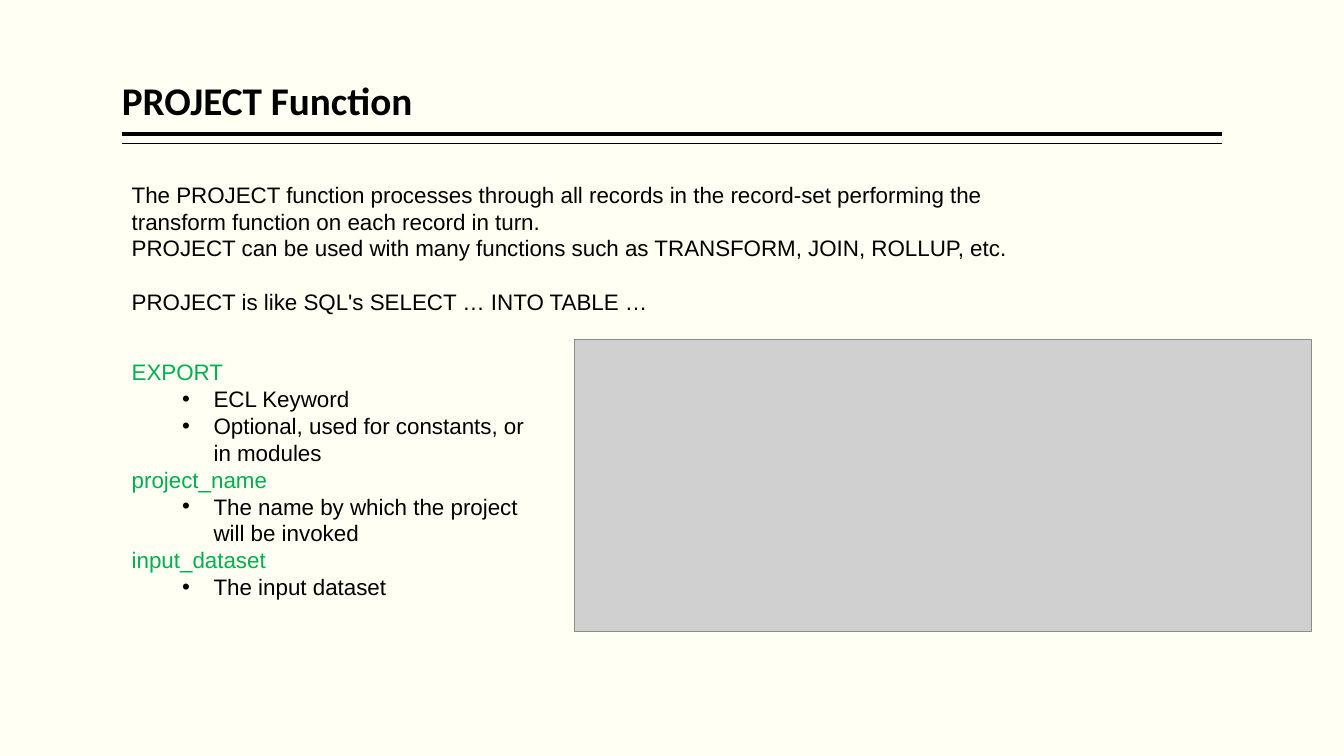
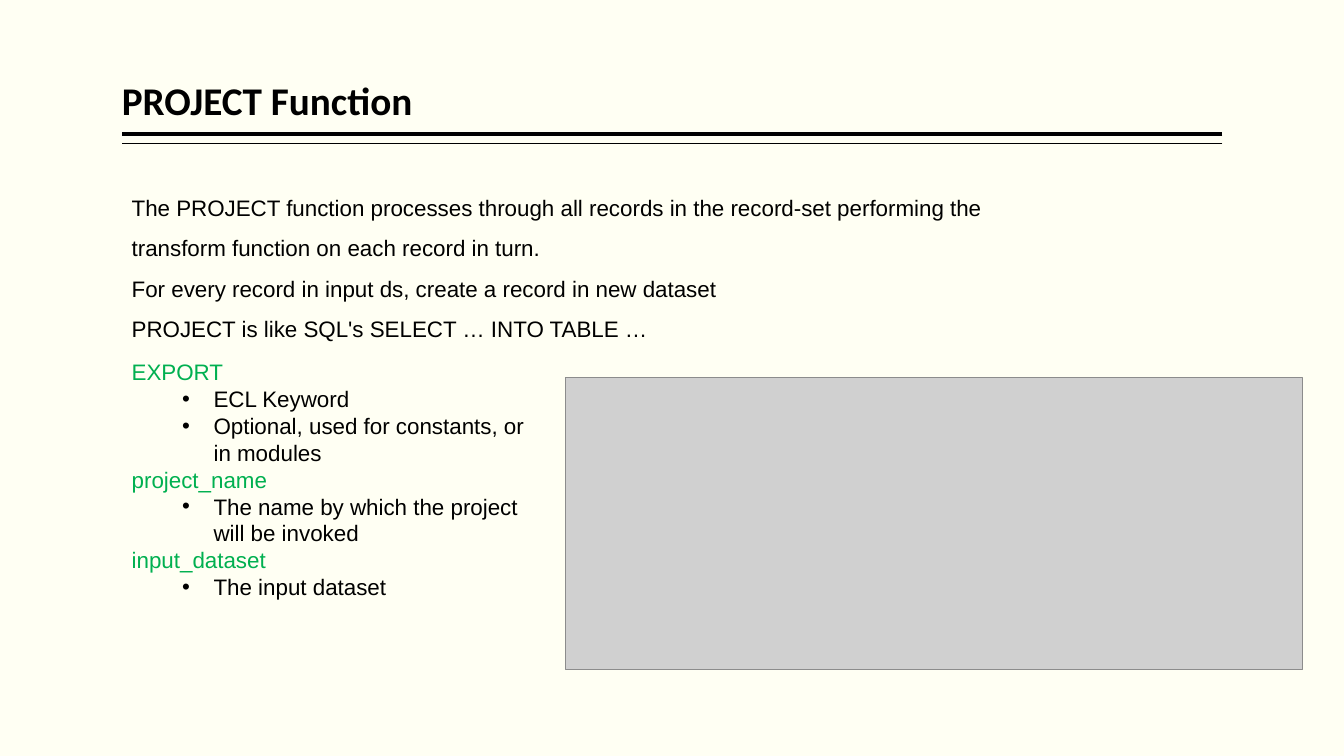
Before and after one commit to hpccsystems-solutions-lab/NCF-2021, a slide deck: slide 57 of BigData-ECL-NCF-2021.pptx. Drawn at 1344x756 pixels with LibreOffice and Linux fonts; fonts in the diff are those of the drawing; grey boxes stand for pictures. Boxes give left, top, right and bottom in pixels: in the first picture for what was removed or moved away, otherwise in the second. Text is boxed around its words. In the diff, an @@ line names an element or a change of style, - is before the commit and + after.

```diff
--- a/BigData-ECL-NCF-2021.pptx
+++ b/BigData-ECL-NCF-2021.pptx
@@ text at bbox=[132, 199, 981, 342]: line spacing 1 to 1.5 @@
@@ text at bbox=[132, 280, 716, 302]: text changed @@
-PROJECT can be used with many functions such as TRANSFORM, JOIN, ROLLUP, etc.
+For every record in input ds, create a record in new dataset
@@ picture: place and size @@
-picture at bbox=[575, 340, 1312, 632]
+picture at bbox=[566, 378, 1303, 670]
```
Also in this commit, not shown: 2 other slides changed, 4 other files.
